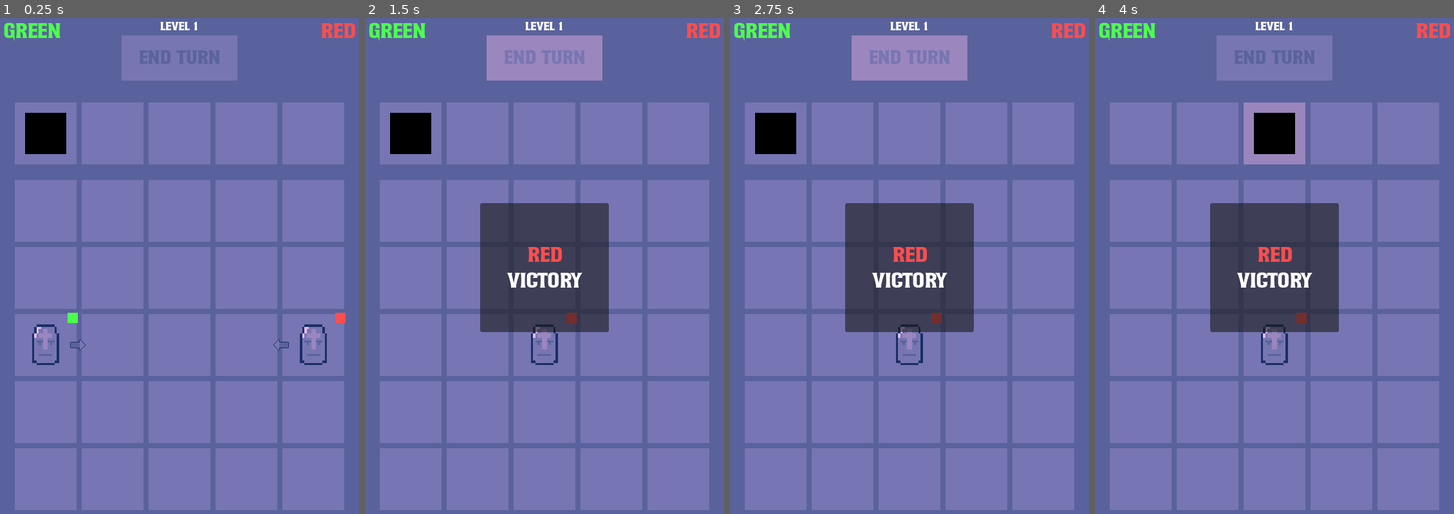
Above: before the commit, frames 1-4 (left to right).
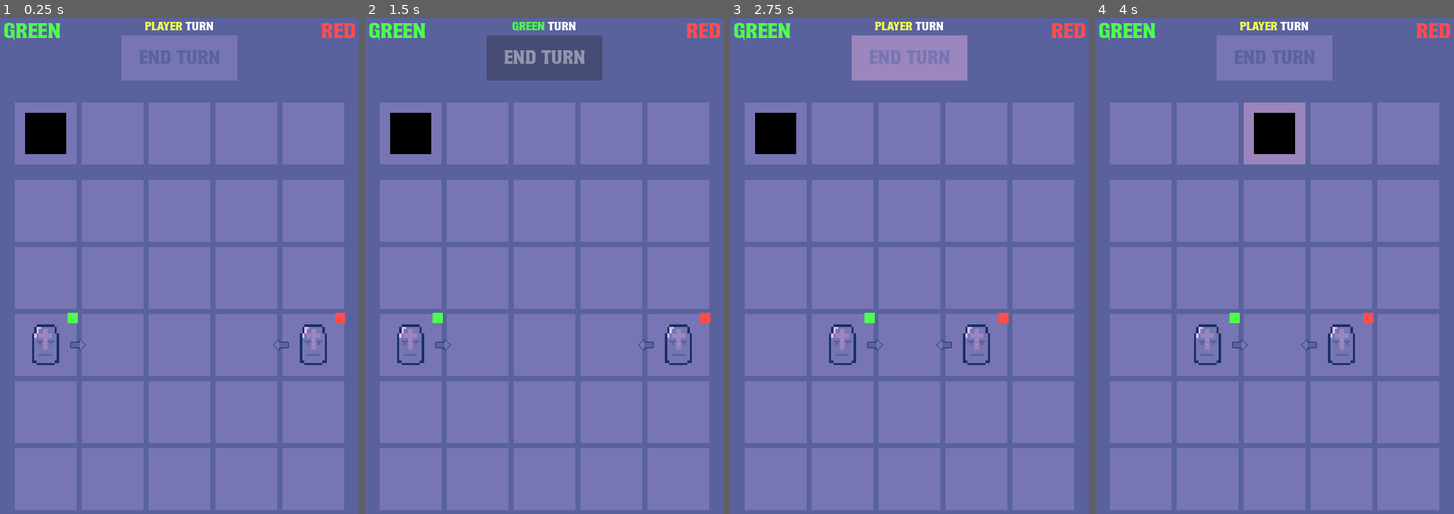
Above: after the commit, the same moments.

Repository: frostblooded/influencer
Game: Godot game, scene res://scenes/levels/level_1.tscn
The game is run twice, just before and just after one commit, with the same random seed, the same clock (stepped at 60 frames per second) and the same inputs.
Inputs (mouse positions are in pixels of both pictures, inside the frame that each line leads up to):
- Up to frame 1 (0.25 s): no input
- Up to frame 2 (1.5 s): click "End turn" at 0.5 s; click (544, 57) at 1.25 s, where only the run before the commit has a clickable "End turn"
- Up to frame 3 (2.75 s): click (909, 57) at 2 s, where only the run before the commit has a clickable "End turn"
- Up to frame 4 (4 s): drag from (1141, 132) to (1274, 132) at 2.77 s; drag from (1141, 132) to (1274, 132) at 3.52 s

The runs differ from the first frame. In frame 1, 0.2% of the frame differs, in the area x 40-60%, y 0-3%; in frame 2, 13%, in the area x 8-97%, y 0-70%; in frame 3, 10%; in frame 4, 10%.
Error before the commit: Invalid call. Nonexistent function 'peek_container' in base 'Nil'. (res://scripts/unit.gd:111)

Commit message:
Add delay between ai turns and a label which is the current turn

Diff:
--- a/project.godot
+++ b/project.godot
@@ -17,7 +17,7 @@
 
 [autoload]
 
-EventBus="*res://scripts/autoloads/event_bus.gd"
+EventBus="*res://scripts/globals/event_bus.gd"
 
 [debug]
 
--- /dev/null
+++ b/resources/factions/player_faction.tres
@@ -0,0 +1,8 @@
+[gd_resource type="Resource" script_class="Faction" load_steps=2 format=3 uid="uid://babtx05nfgoc"]
+
+[ext_resource type="Script" path="res://scripts/resources/faction.gd" id="1_t507a"]
+
+[resource]
+script = ExtResource("1_t507a")
+name = "player"
+color = Color(0.953333, 1, 0.3, 1)
--- a/scenes/level_manager.tscn
+++ b/scenes/level_manager.tscn
@@ -6,6 +6,7 @@
 [ext_resource type="Script" path="res://scripts/state_machines/level_manager/ai_turn_state.gd" id="3_v551b"]
 [ext_resource type="Resource" uid="uid://dxs1coccku8n1" path="res://resources/factions/green_faction.tres" id="4_vtj7t"]
 [ext_resource type="Resource" uid="uid://6rvy2hgst74q" path="res://resources/factions/red_faction.tres" id="5_sugrq"]
+[ext_resource type="Resource" uid="uid://babtx05nfgoc" path="res://resources/factions/player_faction.tres" id="6_n35x0"]
 
 [node name="LevelManager" type="Node"]
 script = ExtResource("1_1jpay")
@@ -18,6 +19,7 @@
 [node name="PlayerTurnState" type="Node" parent="StateMachine" node_paths=PackedStringArray("next_state")]
 script = ExtResource("2_3xpb5")
 next_state = NodePath("../GreenTurnState")
+player_faction = ExtResource("6_n35x0")
 
 [node name="GreenTurnState" type="Node" parent="StateMachine" node_paths=PackedStringArray("next_state")]
 script = ExtResource("3_v551b")
--- a/scenes/levels/level_1.tscn
+++ b/scenes/levels/level_1.tscn
@@ -1,6 +1,8 @@
-[gd_scene load_steps=17 format=3 uid="uid://cvvvodfer4c1a"]
+[gd_scene load_steps=19 format=3 uid="uid://cvvvodfer4c1a"]
 
 [ext_resource type="Script" path="res://scripts/ui/end_turn_button.gd" id="1_4eei4"]
+[ext_resource type="Script" path="res://scripts/ui/turn_container.gd" id="1_ojnil"]
+[ext_resource type="Resource" uid="uid://babtx05nfgoc" path="res://resources/factions/player_faction.tres" id="2_o0bhg"]
 [ext_resource type="Script" path="res://scripts/ui/victory_screen_panel.gd" id="2_tj3ea"]
 [ext_resource type="Script" path="res://scripts/grids/inventory_grid.gd" id="3_rm17l"]
 [ext_resource type="PackedScene" uid="uid://c0ri27pmwche4" path="res://scenes/items/rock_item.tscn" id="4_q68yn"]
@@ -85,15 +87,29 @@
 theme_override_colors/font_color = Color(1, 0.3, 0.3, 1)
 text = "RED"
 
-[node name="VBoxContainer3" type="VBoxContainer" parent="CanvasLayer/Control/MarginContainer"]
-layout_mode = 2
-
-[node name="Label" type="Label" parent="CanvasLayer/Control/MarginContainer/VBoxContainer3"]
-layout_mode = 2
-size_flags_horizontal = 4
-text = "Level 1"
-
-[node name="EndTurnButton" type="Button" parent="CanvasLayer/Control/MarginContainer/VBoxContainer3"]
+[node name="TurnContainer" type="VBoxContainer" parent="CanvasLayer/Control/MarginContainer" node_paths=PackedStringArray("faction_name_label", "end_turn_button")]
+layout_mode = 2
+size_flags_horizontal = 4
+size_flags_vertical = 4
+script = ExtResource("1_ojnil")
+faction_name_label = NodePath("HBoxContainer/FactionNameLabel")
+end_turn_button = NodePath("EndTurnButton")
+player_faction = ExtResource("2_o0bhg")
+
+[node name="HBoxContainer" type="HBoxContainer" parent="CanvasLayer/Control/MarginContainer/TurnContainer"]
+layout_mode = 2
+size_flags_horizontal = 4
+
+[node name="FactionNameLabel" type="Label" parent="CanvasLayer/Control/MarginContainer/TurnContainer/HBoxContainer"]
+layout_mode = 2
+text = "green"
+
+[node name="Label" type="Label" parent="CanvasLayer/Control/MarginContainer/TurnContainer/HBoxContainer"]
+layout_mode = 2
+size_flags_horizontal = 4
+text = "turn"
+
+[node name="EndTurnButton" type="Button" parent="CanvasLayer/Control/MarginContainer/TurnContainer"]
 custom_minimum_size = Vector2(180, 70)
 layout_mode = 2
 size_flags_horizontal = 4
--- a/scripts/autoloads/event_bus.gd
+++ b/scripts/globals/event_bus.gd
@@ -3,3 +3,4 @@
 signal on_end_turn_button_pressed
 signal performed_actions
 signal level_victory(faction: Faction)
+signal start_turn(faction: Faction)
--- a/scripts/grids/grid_cell.gd
+++ b/scripts/grids/grid_cell.gd
@@ -22,4 +22,4 @@
     return Enums.Direction.None
 
 func _to_string() -> String:
-    return "({}, {})".format([grid_coordinates.x, grid_coordinates.y], "{}")
+    return "({}, {})({})".format([grid_coordinates.x, grid_coordinates.y, get_instance_id()], "{}")
--- a/scripts/grids/placeable_object.gd
+++ b/scripts/grids/placeable_object.gd
@@ -4,4 +4,4 @@
 var cell: GridCell
 
 func _to_string() -> String:
-    return "{}".format([cell], "{}")
+    return str(get_instance_id())
--- a/scripts/state_machines/level_manager/ai_turn_state.gd
+++ b/scripts/state_machines/level_manager/ai_turn_state.gd
@@ -4,7 +4,14 @@
 @export var faction: Faction
 @export var next_state: State
 
-func state_process(_delta: float, _parent: Node) -> void:
+@export var seconds_between_moves: float = 1
+
+func enter(_parent: Node) -> void:
+    EventBus.start_turn.emit(faction)
+    await get_tree().create_timer(seconds_between_moves).timeout
+    move_units()
+
+func move_units() -> void:
     if !is_inside_tree():
         return
 
--- a/scripts/state_machines/level_manager/player_turn_state.gd
+++ b/scripts/state_machines/level_manager/player_turn_state.gd
@@ -2,6 +2,7 @@
 extends State
 
 @export var next_state: State
+@export var player_faction: Faction
 
 func enter(_parent: Node) -> void:
     Helpers.safe_connect(EventBus.on_end_turn_button_pressed, on_end_turn_button_pressed)
@@ -10,6 +11,8 @@
         var unit: Unit = unit_node as Unit
         unit.update_plan()
 
+    EventBus.start_turn.emit(player_faction)
+
 func exit(_parent: Node) -> void:
     Helpers.safe_disconnect(EventBus.on_end_turn_button_pressed, on_end_turn_button_pressed)
 
--- /dev/null
+++ b/scripts/ui/turn_container.gd
@@ -0,0 +1,13 @@
+extends VBoxContainer
+
+@export var faction_name_label: Label
+@export var end_turn_button: Button
+@export var player_faction: Faction
+
+func _enter_tree() -> void:
+	Helpers.safe_connect(EventBus.start_turn, _on_start_turn)
+
+func _on_start_turn(faction: Faction) -> void:
+	faction_name_label.text = faction.name
+	faction_name_label.add_theme_color_override("font_color", faction.color)
+	end_turn_button.disabled = faction != player_faction
--- a/scripts/unit.gd
+++ b/scripts/unit.gd
@@ -121,3 +121,4 @@
 
     cell.empty_container()
     _planned_move_target.add_to_container(self)
+    action_sprite_2d.hide()
Not shown: 1 places in scenes/level_manager.tscn that only renumber resources
Renamed: scripts/enums.gd -> scripts/globals/enums.gd
Renamed: scripts/autoloads/helpers.gd -> scripts/globals/helpers.gd
